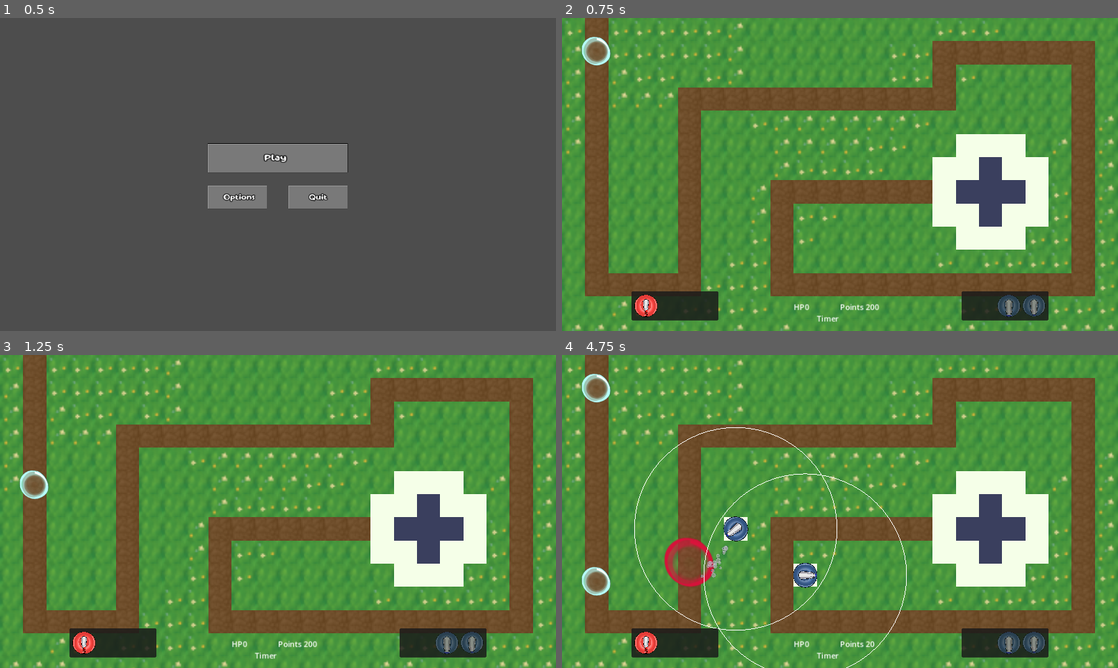
Above: before the commit, frames 1-4 (two rows, left to right).
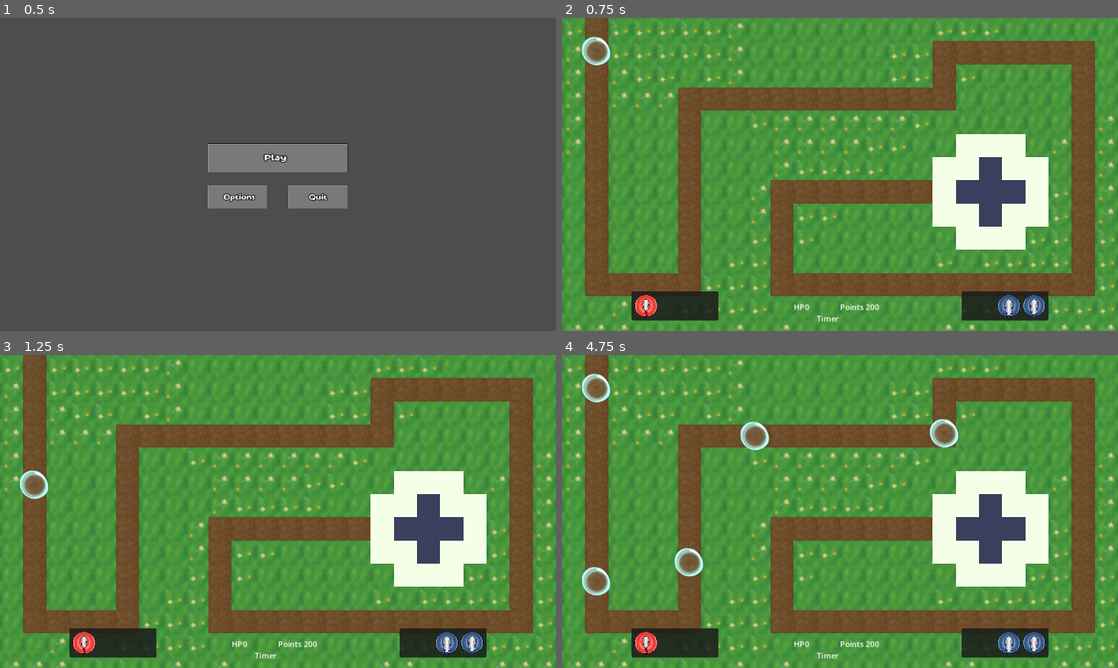
Above: after the commit, the same moments.

Repository: JustPause/GameJam2025
Game: Godot game, scene res://Scene/main_menu.tscn
The game is run twice, just before and just after one commit, with the same random seed, the same clock (stepped at 60 frames per second) and the same inputs. Sound files missing from this copy of the repository are replaced by a short silence.
Inputs (mouse positions are in pixels of both pictures, inside the frame that each line leads up to):
- Up to frame 1 (0.5 s): no input
- Up to frame 2 (0.75 s): click "Play" at 0.5 s
- Up to frame 3 (1.25 s): no input
- Up to frame 4 (4.75 s): move the mouse to (962, 495) at 1.27 s; click (962, 495) at 1.42 s; move the mouse to (728, 527) at 2.02 s; click (728, 527) at 2.17 s; move the mouse to (895, 442) at 2.77 s; click (895, 442) at 2.92 s; move the mouse to (812, 574) at 3.52 s; click (812, 574) at 3.67 s; move the mouse to (1006, 558) at 4.27 s; click (1006, 558) at 4.42 s

Frame 1 is identical in both runs. In frame 2, 0.4% of the frame differs, in the area x 78-87%, y 88-96%; in frame 3, 0.4%; in frame 4, 3.0%, in the area x 13-87%, y 20-100%.

Commit message:
turret selection

Diff:
--- a/Code/global_enums.gd
+++ b/Code/global_enums.gd
@@ -1,3 +1,9 @@
 extends Node
 
 enum TowerAttackTypes {BUBBLES, FIRE, HEAVY}
+
+signal active_item(index : int)
+
+func emit_active_itime(index : int):
+    print(index)
+    active_item.emit(index)
--- a/Scene/Green Lands.gd
+++ b/Scene/Green Lands.gd
@@ -3,17 +3,25 @@
 var map_node : Node2D
 const GRID_SIZE = Vector2(16, 16)
 var turret=[]
+var turret_index = -1
 var points = 200
 
 func _ready() -> void:
 	map_node = get_parent().get_node("Map")
 	snap_to_grid()
+	turret.append(preload("res://entities/turret/fire_turret/fire_blower.tscn"))
 	turret.append(preload("res://entities/turret/small_turret/air_blower.tscn"))
 	turret.append(preload("res://entities/turret/medium_turret/air_blower_big.tscn"))
-	turret.append(preload("res://entities/turret/fire_turret/fire_blower.tscn"))
+	GlobalEnums.active_item.connect(update_current_turrent.bind())
 
-func _process(delta: float) -> void:
-	pass
+
+func update_current_turrent(value : int):
+	if turret_index == value:
+		turret_index = -1
+		return
+
+	if turret_index != value:
+		turret_index = value
 
 func snap_to_grid():
 	position = position.snapped(GRID_SIZE)
@@ -24,15 +32,17 @@
 	add_child(turret_name)
 
 func _input(event: InputEvent) -> void:
+	print(turret_index)
 	if event is InputEventMouseButton and event.button_index == MOUSE_BUTTON_LEFT and event.pressed:
-		var tile = map_node.get_clicked_tile()
+		if turret_index > -1:
+			var tile = map_node.get_clicked_tile()
 
-		var turret_t=turret[0].instantiate()
-		if typeof(tile) == TYPE_VECTOR2I and points>=turret_t.price and tile is Vector2i:
+			var turret_t=turret[turret_index].instantiate()
 
-			place_tile_at_location(tile)
-			points=points-turret_t.pay()
-			add_turret(turret_t, tile)
+			if typeof(tile) == TYPE_VECTOR2I and points>=turret_t.price and tile is Vector2i:
+				place_tile_at_location(tile)
+				points=points-turret_t.pay()
+				add_turret(turret_t, tile)
 
 func place_tile_at_location(tile: Vector2i):
 	var buildings: TileMapLayer = map_node.find_child("Buldings")
--- a/Scene/UI.tscn
+++ b/Scene/UI.tscn
@@ -46,11 +46,12 @@
 [node name="Turrets (Air)" type="ItemList" parent="HBoxContainer/MarginContainer2/PanelContainer"]
 layout_direction = 2
 layout_mode = 2
+allow_reselect = true
 allow_search = false
 auto_height = true
 text_overrun_behavior = 4
 item_count = 1
-max_columns = 4
+max_columns = 3
 fixed_icon_size = Vector2i(48, 48)
 item_0/icon = ExtResource("1_up7yp")
 
@@ -69,17 +70,14 @@
 layout_mode = 2
 size_flags_vertical = 8
 size_flags_stretch_ratio = 0.0
+allow_reselect = true
 allow_search = false
 auto_height = true
 item_count = 2
 max_columns = 4
 fixed_icon_size = Vector2i(48, 48)
 item_0/icon = ExtResource("2_oheqh")
-item_0/selectable = false
-item_0/disabled = true
 item_1/icon = ExtResource("3_yxrwp")
-item_1/selectable = false
-item_1/disabled = true
 
 [node name="Label" type="Label" parent="."]
 layout_mode = 0
--- a/Scene/ui.gd
+++ b/Scene/ui.gd
@@ -7,6 +7,9 @@
 var l
 var g
 var z
+
+@onready var fire_turret : ItemList = get_node("HBoxContainer/MarginContainer2/PanelContainer/Turrets (Air)")
+@onready var bubble_turrets : ItemList = get_node("HBoxContainer/MarginContainer/PanelContainer2/Turrets (Fire)")
 # Called when the node enters the scene tree for the first time.
 func _ready() -> void:
 	node = get_parent().get_parent()
@@ -18,6 +21,12 @@
 	Lable_2=find_child("Label2")
 	Lable_3=find_child("Label3")
 
+	fire_turret.item_selected.connect(GlobalEnums.emit_active_itime.bind())
+	bubble_turrets.item_selected.connect(bubble_turret.bind())
+
+func bubble_turret(item :  int):
+	GlobalEnums.emit_active_itime(item + 1)
+
 
 # Called every frame. 'delta' is the elapsed time since the previous frame.
 func _process(delta: float) -> void:
